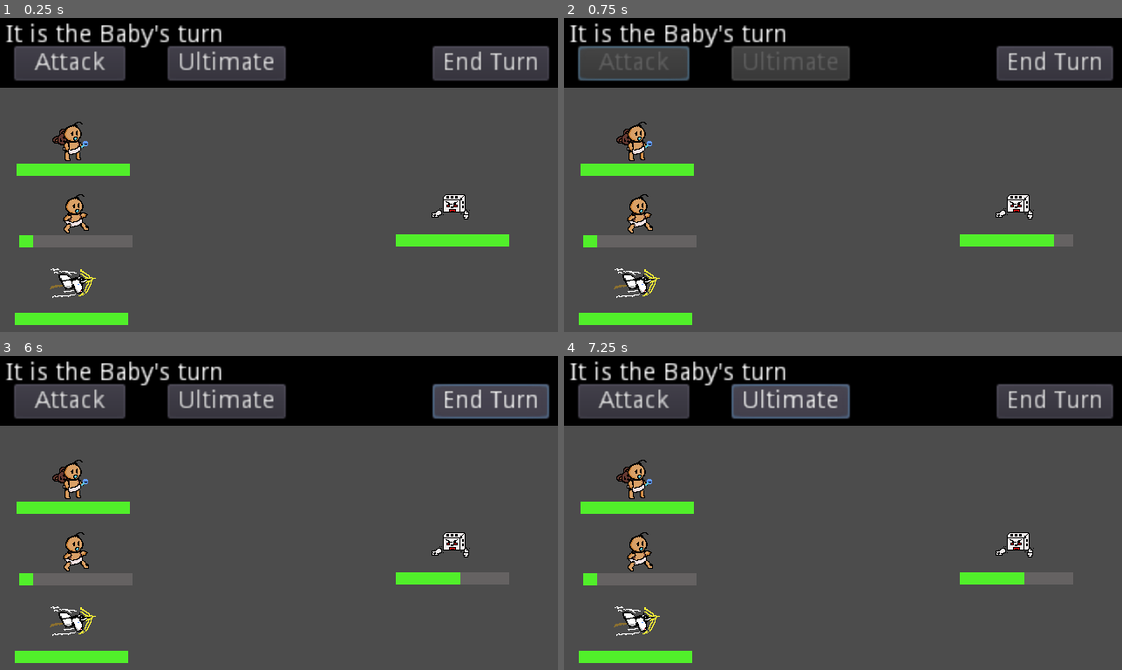
Above: before the commit, frames 1-4 (two rows, left to right).
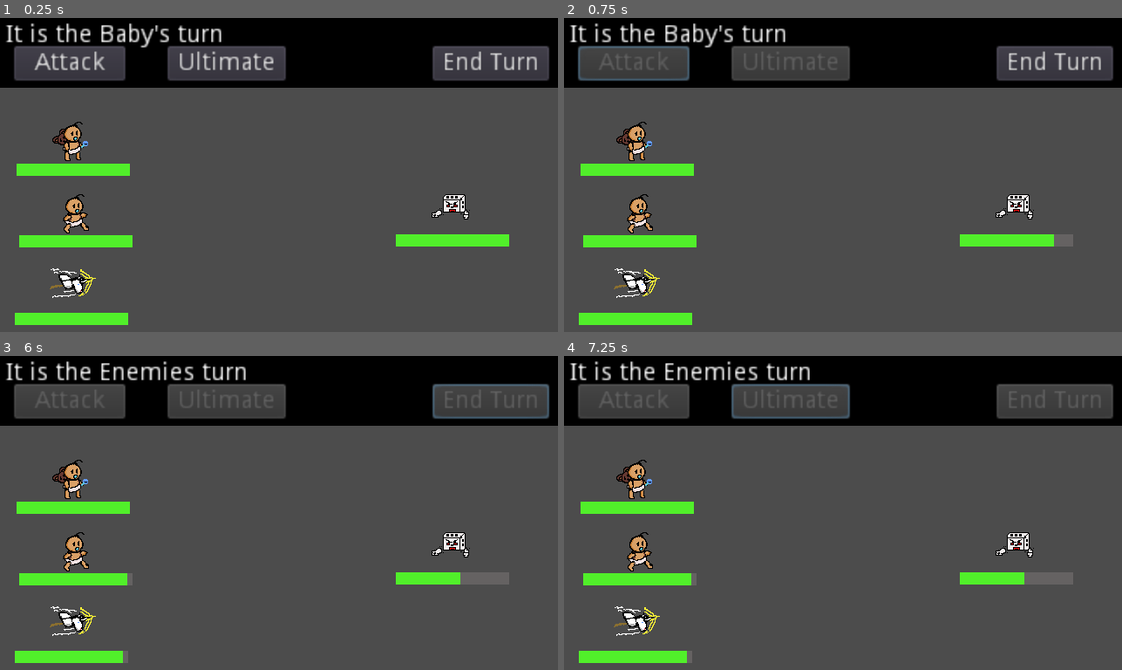
Above: after the commit, the same moments.

Repository: jalvarez2016/GMTK2022
Game: Godot game, scene res://World.tscn
Two runs of this game, one before a commit and one after it. Both use one fixed random seed, a clock stepped at 60 frames per second and the inputs below. This scene is started directly instead of the project's main scene. The engine's default icon, where the game draws it, is replaced by a stand-in: a white triangle on a blue panel in a dark square.
Inputs (mouse positions are in pixels of both pictures, inside the frame that each line leads up to):
- Up to frame 1 (0.25 s): no input
- Up to frame 2 (0.75 s): click "Attack" at 0.5 s
- Up to frame 3 (6 s): click "End Turn" at 1.25 s; click "Ultimate" at 2 s; click "Attack" at 2.75 s; click "End Turn" at 3.5 s; click "Ultimate" at 4.25 s; click "Attack" at 5 s; click "End Turn" at 5.75 s
- Up to frame 4 (7.25 s): click (792, 399) at 6.5 s, where only the run before the commit has a clickable "Ultimate"

The runs differ from the first frame. In frame 1, 0.7% of the frame differs, in the area x 5-24%, y 69-74%; in frame 2, 0.7%; in frame 3, 2.6%; in frame 4, 2.6%, in the area x 5-97%, y 1-98%.

Commit message:
take two, made enemy attack work

Diff:
--- a/Enemies/Enimy.gd
+++ b/Enemies/Enimy.gd
@@ -1,13 +1,10 @@
 extends StaticBody2D
 
 onready var health = $ProgressBar
-export(int) var EnemieHealth = 1
-export(int) var EnemieAttack = 1
-export(int) var EnemieDefense = 1
-export(int) var EnemieSpeed = 1
-export(int) var EnemieMagicPoints = 1
-export(int) var whoTOAttack = 0
+
 var rng = RandomNumberGenerator.new()
+
+var count = 0
 
 func roll_dice(maxValue):
 	rng.randomize()
@@ -15,15 +12,12 @@
 	return newValue
 
 func Attacking():
-	var _attacking = roll_dice(3)
+#	if defens == true:
+	var damage = roll_dice(6)
+	var friends = get_tree().get_nodes_in_group('friends')
+	friends[rng.randi_range(0,1) ].get_children()[2].value -= damage
+#		defens = false
 
-	EnemieHealth += roll_dice(6)
-	EnemieAttack += roll_dice(6)
-	EnemieDefense += roll_dice(6)
-	EnemieSpeed += roll_dice(6)
-	EnemieMagicPoints += roll_dice(6)
-	var friends = get_tree().get_nodes_in_group('friends')
-	friends[rng.randi_range(0,1) ].get_children()[2].value -= roll_dice(100)
 # Called when the node enters the scene tree for the first time.
 func _ready():
-	Attacking()
+	print('hellow')
--- a/UI/TurnLabelScript.gd
+++ b/UI/TurnLabelScript.gd
@@ -5,7 +5,7 @@
 onready var buttons = $UICanvas/UI/Buttons
 var friendQueue = []
 var currentFriend
-
+var enemyAttaking = false
 #Math functions
 var rng = RandomNumberGenerator.new()
 func chooseEnemyMath(array):
@@ -52,14 +52,21 @@
 	turnManager.turn = turnManager.ALLY_TURN
 
 func _on_EndTurn_enemy_turn_started():
-	print('Enemy turn started')
+	print('Enemy turn started at')
 	# Hint: Look in the PlayerManager for how to randomly generate a number
 	# Randomly pick a player
 	# Randomly decide on damage value
 	# Lower health of that player //use a signal to call a dfferent script
+	#var Enemy = get_tree().get_nodes_in_group('Enemy')
+	#Enemy[0].EnimyAttckingNowc = true
 
+	var Enemy = get_tree().get_nodes_in_group('Enemy')
+	Enemy[0].Attacking()
+	Enemy[0].Attacking()
+	Enemy[0].Attacking()
+	#.EnimyAttckingNow(2)
 	# put the enemies turn on a timer
-	end_enemy_turn()
+
 	pass # Replace with function body.
 
 func damage_enemy(enemy, value):
--- a/WorldStuff/LevelManager.gd
+++ b/WorldStuff/LevelManager.gd
@@ -1,4 +1,6 @@
 extends Node2D
 
 func _ready():
+	#$Control._on_EndTurn_enemy_turn_started($Enemy.Attacking())
+
 	pass
